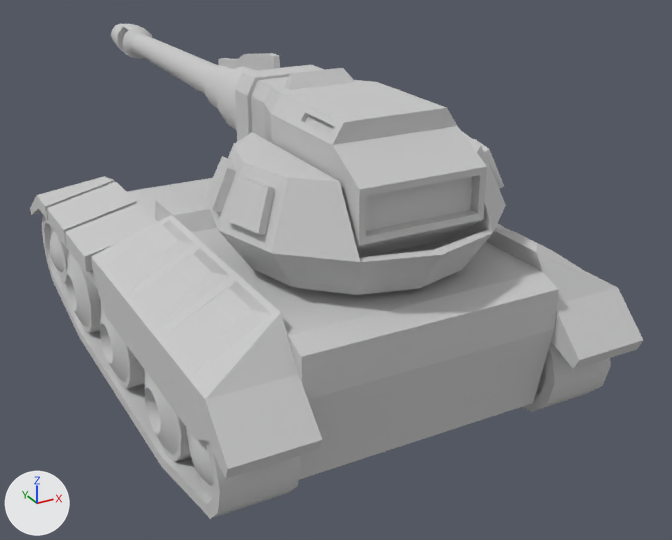
What one commit did to the FBX model Vehicles & NonMech/Ballista/Ballista.FBX.
Camera for both pictures: a 50 mm camera at (-0.882, -1.827, 1.119) aimed at (0.168, 0.082, 0.164). Lighting does not change. The marker at lower left points along +X, +Y and +Z. The first picture is the older version. Where no turn or scale is listed for an object, it has been applied to the vertices.

Objects in the first picture: 'U3DMesh', 'barrel_1', 'mantlet_1', 'trackr', 'trackr01', 'turret', 'wheel1', 'wheel10', 'wheel2', 'wheel3', 'wheel4', 'wheel5'.
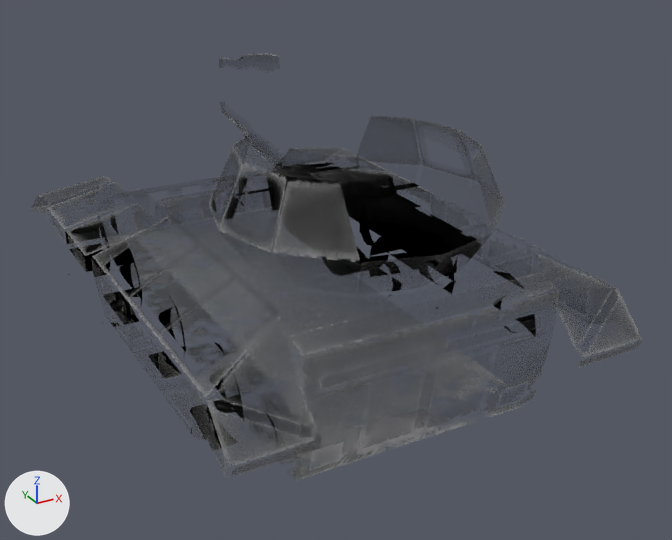
Where the newer file only moved an object's origin or applied its transform, the numbers keep the older frame.

Location of each change, (x1, y1, x2, y2) in pixels of the pictures (672 x 540 px):
'U3DMesh', recoloured
    both: (30, 177, 642, 480)
'mantlet_1', recoloured
    both: (219, 53, 278, 135)
'turret', recoloured
    both: (209, 133, 505, 279)
'trackr', recoloured
    both: (42, 215, 301, 519)
'barrel_1', recoloured
    both: (111, 24, 218, 94)
'trackr01', recoloured, moved, turned, rescaled (not visible afterwards)
    before: (522, 342, 611, 412)
'wheel4', recoloured
    both: (145, 371, 191, 462)
'wheel2', recoloured
    both: (66, 252, 101, 333)
'wheel3', recoloured
    both: (100, 304, 145, 388)
'wheel5', recoloured
    both: (186, 428, 214, 499)
'wheel1', recoloured
    both: (50, 227, 69, 283)
'wheel10', recoloured
    both: (535, 364, 546, 396)

The change, as a diff of the scene's bpy script:
```diff
--- a/Vehicles & NonMech/Ballista/Ballista.FBX.py
+++ b/Vehicles & NonMech/Ballista/Ballista.FBX.py
@@ mat_ballista @@
+mat_ballista = bpy.data.materials.new('Ballista')
+# uses the picture img_ballista_1_team_dds
+# uses the picture img_ballista_2_dds
+# uses the picture img_ballista_normals_dds
@@ me_ncl1_3 @@
 me_ncl1_3.from_pydata(...)  # 56 vertices, 112 faces; spans x -0.076..0.076, y -0.641..0.641, z -0.134..0.134
-me_ncl1_3.materials.append(mat_material__46)  # light grey #cacaca
+me_ncl1_3.materials.append(mat_ballista)
@@ me_ncl1_6 @@
 me_ncl1_6.from_pydata(...)  # 128 vertices, 236 faces; spans x -0.049..0.049, y 0.022..0.926, z -0.049..0.049
-me_ncl1_6.materials.append(mat_material__47)  # light grey #cacaca
+me_ncl1_6.materials.append(mat_ballista)
@@ me_ncl1_8 @@
 me_ncl1_8.from_pydata(...)  # 120 vertices, 236 faces; spans x -0.084..0.084, y -0.108..0.108, z -0.108..0.108
-me_ncl1_8.materials.append(mat_material__47)  # light grey #cacaca
+me_ncl1_8.materials.append(mat_ballista)
@@ me_ncl1_10 @@
 me_ncl1_10.from_pydata(...)  # 74 vertices, 144 faces; spans x -0.08..0.08, y -0.085..0.085, z -0.085..0.085
-me_ncl1_10.materials.append(mat_material__47)  # light grey #cacaca
+me_ncl1_10.materials.append(mat_ballista)
@@ me_ncl1_2 @@
 me_ncl1_2.from_pydata(...)  # 120 vertices, 236 faces; spans x -0.084..0.084, y -0.108..0.108, z -0.108..0.108
-me_ncl1_2.materials.append(mat_material__47)  # light grey #cacaca
+me_ncl1_2.materials.append(mat_ballista)
@@ me_u3dmesh @@
 me_u3dmesh.from_pydata(...)  # 324 vertices, 560 faces; spans x -18.0..18.0, y -27.1..28.3, z -0.3..13.1
-me_u3dmesh.materials.append(mat_material__47)  # light grey #cacaca
+me_u3dmesh.materials.append(mat_ballista)
@@ me_ncl1_1 @@
 me_ncl1_1.from_pydata(...)  # 74 vertices, 144 faces; spans x -0.08..0.08, y -0.085..0.085, z -0.085..0.085
-me_ncl1_1.materials.append(mat_material__47)  # light grey #cacaca
+me_ncl1_1.materials.append(mat_ballista)
@@ me_ncl1_15 @@
 me_ncl1_15.from_pydata(...)  # 74 vertices, 144 faces; spans x -0.08..0.08, y -0.085..0.085, z -0.085..0.085
-me_ncl1_15.materials.append(mat_material__47)  # light grey #cacaca
+me_ncl1_15.materials.append(mat_ballista)
@@ me_ncl1_7 @@
 me_ncl1_7.from_pydata(...)  # 56 vertices, 112 faces; spans x -3.0..3.0, y -25.2..25.2, z -5.3..5.3
-me_ncl1_7.materials.append(mat_material__46)  # light grey #cacaca
+me_ncl1_7.materials.append(mat_ballista)
@@ me_ncl1_4 @@
 me_ncl1_4.from_pydata(...)  # 79 vertices, 150 faces; spans x -0.296..0.296, y -0.296..0.296, z -0.004..0.209
-me_ncl1_4.materials.append(mat_material__47)  # light grey #cacaca
+me_ncl1_4.materials.append(mat_ballista)
@@ me_ncl1_9 @@
 me_ncl1_9.from_pydata(...)  # 120 vertices, 236 faces; spans x -0.084..0.084, y -0.108..0.108, z -0.108..0.108
-me_ncl1_9.materials.append(mat_material__47)  # light grey #cacaca
+me_ncl1_9.materials.append(mat_ballista)
@@ me_ncl1_5 @@
 me_ncl1_5.from_pydata(...)  # 216 vertices, 398 faces; spans x -0.132..0.132, y -0.237..0.687, z -0.143..0.143
-me_ncl1_5.materials.append(mat_material__47)  # light grey #cacaca
+me_ncl1_5.materials.append(mat_ballista)
@@ ob_trackr01 @@
 ob_trackr01 = bpy.data.objects.new('trackr01', me_ncl1_7)
-ob_trackr01.location = (0.361, 0.0254, 0.135)
-ob_trackr01.rotation_euler = (3.142, 0.0, 0.0)  # degrees (180, 0, 0)
-ob_trackr01.scale = (-0.0254, -0.0254, -0.0254)
+ob_trackr01.parent = ob_u3dmesh
+ob_trackr01.location = (14.19, 0.783, 1.486)
```
